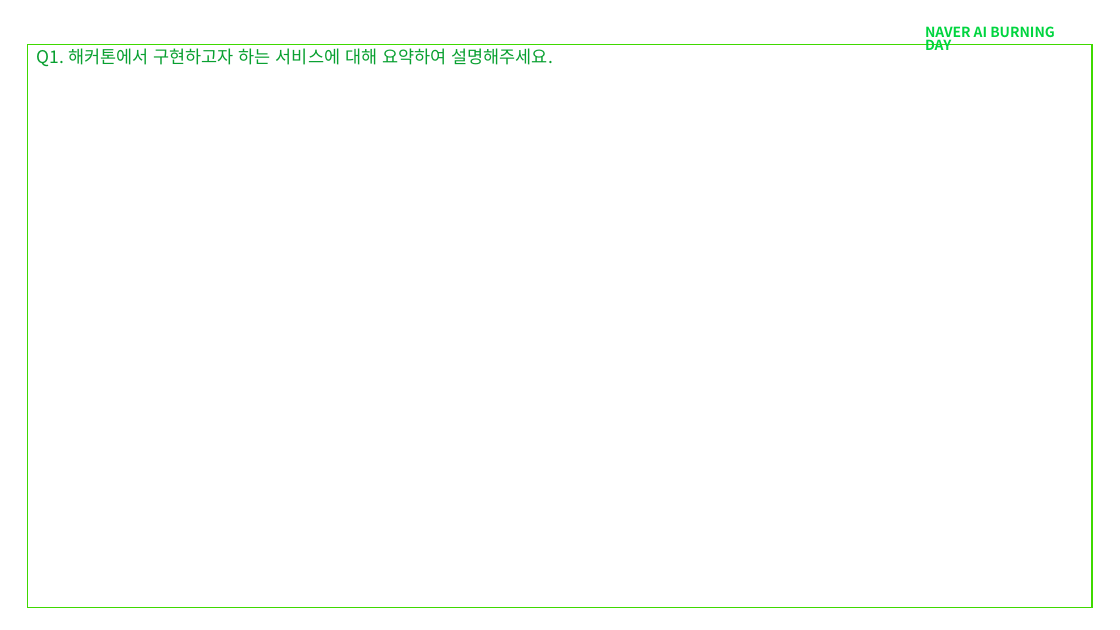
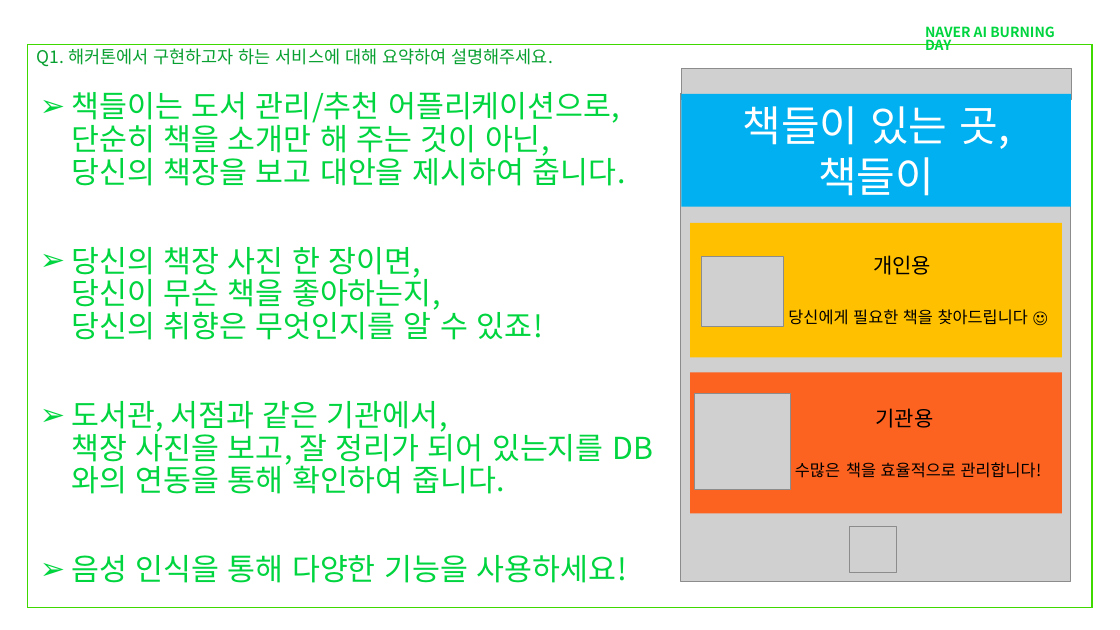
Before and after one commit to kuro11pow2/2020_Naver_AI_Hackerton_Prepare, a slide deck: slide 2 of 예선 - 기획서/기획안_팀명(기본양식).pptx. Drawn at 1120x630 pixels with LibreOffice and Linux fonts; fonts in the diff are those of the drawing; grey boxes stand for pictures. Boxes give left, top, right and bottom in pixels: in the first picture for what was removed or moved away, otherwise in the second. Text is boxed around its words. In the diff, an @@ line names an element or a change of style, - is before the commit and + after.

Commit message:
2020-01-31 기획서 정리하여 업로드

```diff
--- a/예선 - 기획서/기획안_팀명(기본양식).pptx
+++ b/예선 - 기획서/기획안_팀명(기본양식).pptx
@@ picture added at (681,68,1072,100) @@
@@ text added at (71,92,627,583), 26 pt, text #00D53F @@
+➢ 책들이는 도서 관리/추천 어플리케이션으로,
+  단순히 책을 소개만 해 주는 것이 아닌,
+  당신의 책장을 보고 대안을 제시하여 줍니다.
+➢ 당신의 책장 사진 한 장이면,
+  당신이 무슨 책을 좋아하는지,
+  당신의 취향은 무엇인지를 알 수 있죠!
+➢ 도서관, 서점과 같은 기관에서,
+  책장 사진을 보고, 잘 정리가 되어 있는지를 DB와의 연동을 통해 확인하여 줍니다.
+➢ 음성 인식을 통해 다양한 기능을 사용하세요!
@@ picture added at (681,93,1071,582) @@
@@ rectangle added at (681,94,1071,207), fill #00B0F0, 36 pt, text #FFFFFF @@
+책들이 있는 곳, 책들이
@@ rectangle added at (691,223,1063,357), fill #FFC000, 14 pt, text #000000 @@
+개인용
+당신에게 필요한 책을 찾아드립니다 ☺
@@ picture added at (702,256,785,326) @@
@@ rectangle added at (691,372,1063,513), fill #FC6220, 14 pt, text #000000 @@
+기관용
+수많은 책을 효율적으로 관리합니다!
@@ picture added at (695,393,791,490) @@
@@ picture added at (850,526,897,572) @@
```
Also in this commit, not shown: 5 other slides changed, 2 other files.
